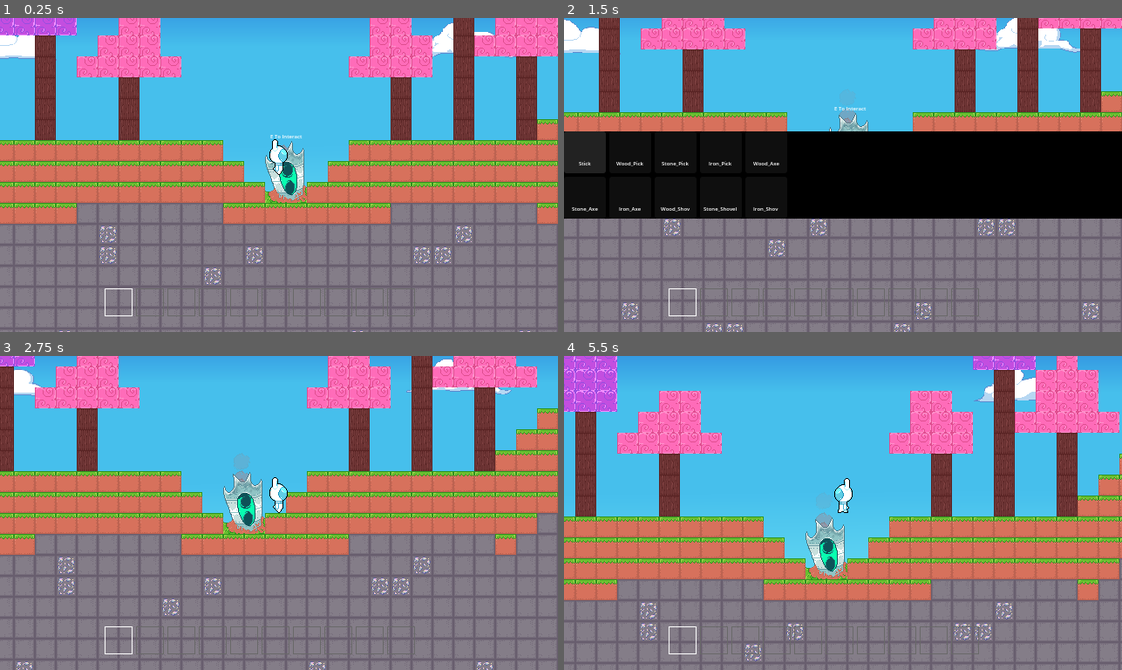
Above: before the commit, frames 1-4 (two rows, left to right).
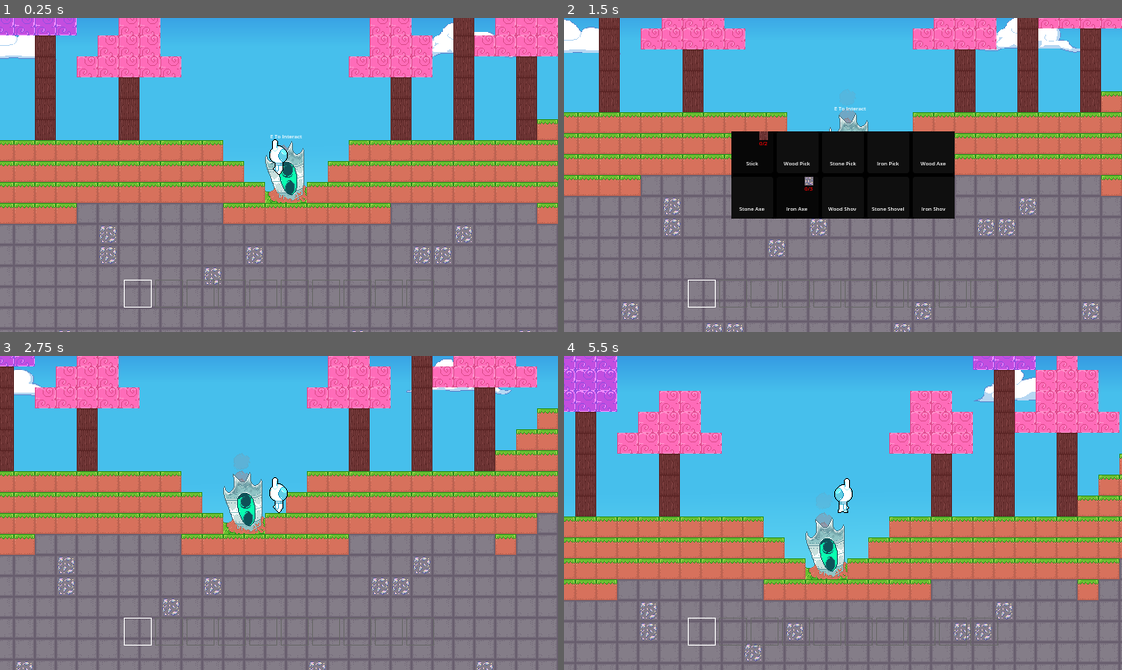
Above: after the commit, the same moments.

Repository: GriffinRio/Game-likeJam10
Game: Godot game, scene res://main.tscn
The game is run twice, just before and just after one commit, with the same random seed, the same clock (stepped at 60 frames per second) and the same inputs.
Inputs (mouse positions are in pixels of both pictures, inside the frame that each line leads up to):
- Up to frame 1 (0.25 s): no input
- Up to frame 2 (1.5 s): move the mouse to (965, 159) at 0.52 s; hold D (Move_Right) 0.53-1.25 s; hold E (Interact) 0.53-1.25 s; click (965, 159) at 0.6 s; tap W (Jump) at 0.77 s; click (586, 153) at 1.27 s
- Up to frame 3 (2.75 s): tap Enter at 2 s; move the mouse to (167, 528) at 2.02 s; hold D (Move_Right) from 2.03 s (still down); tap E (Interact) at 2.1 s; tap W (Jump) at 2.27 s; click (167, 528) at 2.3 s
- Up to frame 4 (5.5 s): move the mouse to (898, 443) at 2.77 s; release D (Move_Right) at 2.78 s; hold A (Move_Left) 2.78-3.53 s; hold E (Interact) 2.78-3.53 s; click (898, 443) at 2.85 s; move the mouse to (815, 575) at 3.52 s; hold D (Move_Right) 3.53-5.03 s; tap 1 (Direct_Item_Switch) at 3.6 s; tap W (Jump) at 3.77, 4.52, 5.27 s; click (815, 575) at 3.8 s; move the mouse to (1010, 560) at 4.27 s; hold E (Interact) 4.28-5.03 s; move the mouse to (675, 465) at 5.02 s; hold A (Move_Left) from 5.03 s (still down); right-click (675, 465) at 5.1 s; click (675, 465) at 5.3 s

The runs differ from the first frame. In frame 1, 0.7% of the frame differs, in the area x 18-78%, y 83-95%; in frame 2, 18%, in the area x 0-100%, y 36-95%; in frame 3, 0.7%; in frame 4, 0.8%.

Commit message:
connected everything. Currently crafting item but not removing the spent resources.

Diff:
--- a/gameLikeJam10/Characters/player.gd
+++ b/gameLikeJam10/Characters/player.gd
@@ -111,10 +111,10 @@
 					crafting = true
 					is_mining = false
 					EventBus.player_stop_mining.emit()
-					ship.interact()
+					EventBus.crafting.emit(true, inventory.hotbar)
 		else:
 			crafting = false
-			EventBus.crafting.emit(false)
+			EventBus.crafting.emit(false, inventory.hotbar)
 ## changes equipped
 func change_equipped(index : int) -> void:
 	equipped = (index + inventory.SIZE) % inventory.SIZE
--- a/gameLikeJam10/Environment/space_ship.gd
+++ b/gameLikeJam10/Environment/space_ship.gd
@@ -16,6 +16,3 @@
 
 func _on_area_2d_body_exited(body: Node2D) -> void:
 	interact_text.visible = false
-
-func interact() -> void:
-	EventBus.crafting.emit(true)
--- a/gameLikeJam10/Globals/eventBus.gd
+++ b/gameLikeJam10/Globals/eventBus.gd
@@ -14,4 +14,4 @@
 signal give_player_item(item : Item)
 signal take_player_item(item : Item)
 
-signal crafting(currently_crafting : bool)
+signal crafting(currently_crafting : bool, new_inventory : Array[Item])
--- a/gameLikeJam10/UI/breaking.gd
+++ b/gameLikeJam10/UI/breaking.gd
@@ -23,7 +23,6 @@
 	DEBUG_label.text = str(mouse_position)
 
 func begin_break(block : Block, equipped : Item) -> void:
-	# TODO: System for tools speeding up block breaking depending on type.
 	var break_time : float = block.hardness
 	if(equipped is ItemTools):
 		var tool : ItemTools = equipped
--- a/gameLikeJam10/UI/crafting.gd
+++ b/gameLikeJam10/UI/crafting.gd
@@ -5,6 +5,8 @@
 @onready var grid_container: GridContainer = $GridContainer
 
 @export var recipes : Array[Item]
+
+var crafting_slot_nodes : Array[CraftingSlot]
 
 # Called when the node enters the scene tree for the first time.
 func _ready() -> void:
@@ -14,10 +16,14 @@
 		var new_slot : CraftingSlot = CRAFTING_SLOT.instantiate()
 		new_slot.item = recipe
 		grid_container.add_child(new_slot)
+		crafting_slot_nodes.append(new_slot)
 
 # Called every frame. 'delta' is the elapsed time since the previous frame.
 func _process(delta: float) -> void:
 	pass
 
-func crafting(currently_crafting : bool) -> void:
+func crafting(currently_crafting : bool, inventory: Array[Item]) -> void:
 	visible = currently_crafting
+	if(visible):
+		for slot in crafting_slot_nodes:
+			slot.update_recipe(inventory)
--- a/gameLikeJam10/UI/crafting_slot.gd
+++ b/gameLikeJam10/UI/crafting_slot.gd
@@ -1,17 +1,48 @@
 extends Control
 class_name CraftingSlot
 
+const CRAFTING_SLOT_ITEM = preload("uid://daiy6bh2s3g1h")
+
 @onready var texture_rect: TextureRect = $TextureRect
 @onready var label: Label = $Label
+@onready var v_box_container: VBoxContainer = $VBoxContainer
+@onready var button: Button = $Button
 
 var item : Item
+var slot_items : Array[CraftingSlotItem]
 
 # Called when the node enters the scene tree for the first time.
 func _ready() -> void:
 	texture_rect.texture = item.sprite
-	label.text = item.name
+	label.text = item.name.replace("_", " ")
+	for need in item.recipe:
+		var new_item_display : CraftingSlotItem = CRAFTING_SLOT_ITEM.instantiate()
+		new_item_display.goal = need
+		v_box_container.add_child(new_item_display)
+		slot_items.append(new_item_display)
 
 
 # Called every frame. 'delta' is the elapsed time since the previous frame.
 func _process(delta: float) -> void:
 	pass
+
+func update_recipe(inventory : Array[Item]) -> void:
+	var craftable : bool = true
+	for i in item.recipe.size():
+		var need : Item = item.recipe[i]
+		var result : Array[Item] = inventory.filter(func(item_slot : Item) -> bool : return (item_slot != null and item_slot.name == need.name))
+		if(result.size() == 1):
+			var item_slot : Item = result[0]
+			if(item_slot.count < need.count):
+				craftable = false
+			slot_items[i].update_count(item_slot)
+		else:
+			craftable = false
+	if(not craftable):
+		button.disabled = true
+	else:
+		button.disabled = false
+
+
+func _on_button_pressed() -> void:
+	EventBus.emit_signal("give_player_item", item)
--- a/gameLikeJam10/main.tscn
+++ b/gameLikeJam10/main.tscn
@@ -47,30 +47,25 @@
 layer = 10
 
 [node name="Hotbar" parent="CameraUI" unique_id=1187527943 instance=ExtResource("4_1bvp3")]
-anchors_preset = 7
-anchor_left = 0.5
-anchor_top = 1.0
-anchor_right = 0.5
-anchor_bottom = 1.0
-offset_left = -200.0
-offset_top = -50.0
-offset_right = 200.0
-offset_bottom = 0.0
-grow_horizontal = 2
-grow_vertical = 0
-size_flags_horizontal = 4
-size_flags_vertical = 4
-metadata/_edit_use_anchors_ = true
+offset_left = 142.0
+offset_top = 300.0
+offset_right = 498.0
+offset_bottom = 350.0
 
 [node name="Crafting" parent="CameraUI" unique_id=1377148634 instance=ExtResource("7_272bh")]
-anchors_preset = 14
+anchors_preset = 8
+anchor_left = 0.5
 anchor_top = 0.5
+anchor_right = 0.5
 anchor_bottom = 0.5
-metadata/_edit_use_anchors_ = true
+grow_horizontal = 2
+grow_vertical = 2
 
 [node name="Parallax2D" type="Parallax2D" parent="." unique_id=457185960]
 texture_filter = 1
 scroll_scale = Vector2(0.2, 0.2)
+metadata/_edit_group_ = true
+metadata/_edit_lock_ = true
 
 [node name="Sprite2D" type="Sprite2D" parent="Parallax2D" unique_id=1078446911]
 z_index = -4
